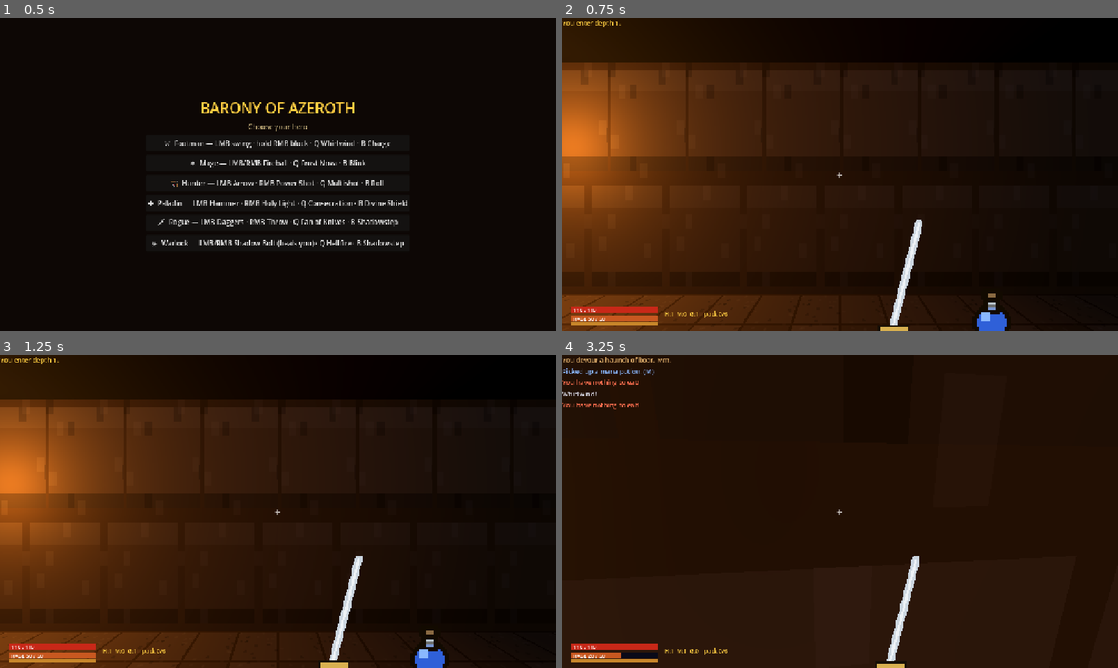
Above: before the commit, frames 1-4 (two rows, left to right).
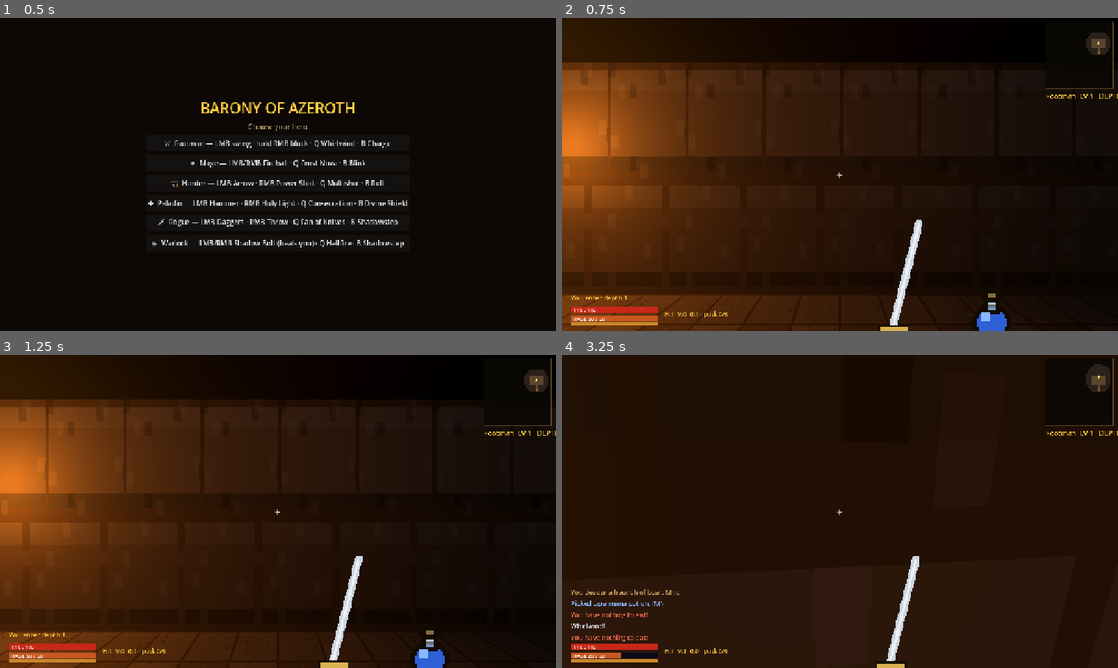
Above: after the commit, the same moments.

Repository: tisSoFluffy/barony
Game: Godot game, scene res://scenes/Main.tscn
Two runs of this game, one before a commit and one after it. Both use one fixed random seed, a clock stepped at 60 frames per second and the inputs below.
Inputs (mouse positions are in pixels of both pictures, inside the frame that each line leads up to):
- Up to frame 1 (0.5 s): no input
- Up to frame 2 (0.75 s): click "⚔ Footman — LMB swing · hold …" at 0.5 s
- Up to frame 3 (1.25 s): no input
- Up to frame 4 (3.25 s): tap Enter at 1.25 s; move the mouse to (867, 511) at 1.27 s; hold W (move_forward) from 1.28 s (still down); tap G (eat) at 1.35, 2.3, 3.05 s; move the mouse to (812, 511) at 2.02 s; tap B (ability_b) at 2.1 s; move the mouse to (851, 505) at 2.77 s; tap Q (ability_q) at 2.85 s

Frame 1 is identical in both runs. In frame 2, 0.6% of the frame differs, in the area x 0-100%, y 0-91%; in frame 3, 0.6%; in frame 4, 1.3%, in the area x 0-100%, y 0-92%.
Error before the commit: Parse Error: Cannot infer the type of "ex" variable because the value doesn't have a set type. (res://scripts/ui/Minimap.gd:99)

Commit message:
Fix Godot 4.7 type-inference parser errors and clean up all warnings
- Minimap.gd: type for-loop as Node3D so .global_position.x resolves to
  float instead of Variant (was: 'Cannot infer type of ex')
- Dungeon.gd: explicit float annotation on ex/ey vars (Dictionary values
  propagate Variant through Util.rf() in strict 4.7 checker)
- Util.gd: add Util.commafy(n) for thousands-formatted integers
- Game.gd: rename unused params (_first, _src), rename owner→shooter to
  avoid shadowing Node.owner built-in property
- Main.gd: fix integer-division warnings in headless test/gallery paths

Co-Authored-By: Claude Sonnet 4.6 <noreply@anthropic.com>

Diff:
--- a/godot/project.godot
+++ b/godot/project.godot
@@ -1,5 +1,10 @@
 ; Engine configuration file.
-; Barony of Azeroth — Godot 4.7 port
+; It's best edited using the editor UI and not directly,
+; since the parameters that go here are not all obvious.
+;
+; Format:
+;   [section] ; section goes between []
+;   param=value ; assign values to parameters
 
 config_version=5
 
@@ -30,67 +35,84 @@
 
 move_forward={
 "deadzone": 0.2,
-"events": [Object(InputEventKey,"resource_local_to_scene":fa …(209 unchanged characters)… "location":0,"echo":false,"script":null)]
+"events": [Object(InputEventKey,"resource_local_to_scene":fa …(209 unchanged characters)… "location":0,"echo":false,"script":null)
+]
 }
 move_back={
 "deadzone": 0.2,
-"events": [Object(InputEventKey,"resource_local_to_scene":fa …(209 unchanged characters)… "location":0,"echo":false,"script":null)]
+"events": [Object(InputEventKey,"resource_local_to_scene":fa …(209 unchanged characters)… "location":0,"echo":false,"script":null)
+]
 }
 move_left={
 "deadzone": 0.2,
-"events": [Object(InputEventKey,"resource_local_to_scene":fa …(209 unchanged characters)… "location":0,"echo":false,"script":null)]
+"events": [Object(InputEventKey,"resource_local_to_scene":fa …(209 unchanged characters)… "location":0,"echo":false,"script":null)
+]
 }
 move_right={
 "deadzone": 0.2,
-"events": [Object(InputEventKey,"resource_local_to_scene":fa …(209 unchanged characters)… "location":0,"echo":false,"script":null)]
+"events": [Object(InputEventKey,"resource_local_to_scene":fa …(209 unchanged characters)… "location":0,"echo":false,"script":null)
+]
 }
 turn_left={
 "deadzone": 0.2,
-"events": [Object(InputEventKey,"resource_local_to_scene":fa …(214 unchanged characters)… "location":0,"echo":false,"script":null)]
+"events": [Object(InputEventKey,"resource_local_to_scene":fa …(214 unchanged characters)… "location":0,"echo":false,"script":null)
+]
 }
 turn_right={
 "deadzone": 0.2,
-"events": [Object(InputEventKey,"resource_local_to_scene":fa …(214 unchanged characters)… "location":0,"echo":false,"script":null)]
+"events": [Object(InputEventKey,"resource_local_to_scene":fa …(214 unchanged characters)… "location":0,"echo":false,"script":null)
+]
 }
 attack={
 "deadzone": 0.5,
-"events": [Object(InputEventMouseButton,"resource_local_to_s …(138 unchanged characters)… se,"button_mask":0,"position":Vector2(0,0),"global_position":Vector2(0,0),"factor":1.0,"button_index":1,"canceled":false,"pressed":false,"double_click":false,"script":null), Object(InputEventKey,"resource_local_to_scene":false,"resource_name":"","device":-1,"window_id":0,"alt_pressed":false,"shift_pressed":false,"ctrl_pressed":false,"meta_pressed":false,"pressed":false,"keycode":0,"physical_keycode":32,"key_label":0,"unicode":0,"location":0,"echo":false,"script":null)]
+"events": [Object(InputEventMouseButton,"resource_local_to_s …(138 unchanged characters)… se,"button_mask":0,"position":Vector2(0, 0),"global_position":Vector2(0, 0),"factor":1.0,"button_index":1,"canceled":false,"pressed":false,"double_click":false,"script":null)
+, Object(InputEventKey,"resource_local_to_scene":false,"resource_name":"","device":-1,"window_id":0,"alt_pressed":false,"shift_pressed":false,"ctrl_pressed":false,"meta_pressed":false,"pressed":false,"keycode":0,"physical_keycode":32,"key_label":0,"unicode":0,"location":0,"echo":false,"script":null)
+]
 }
 secondary={
 "deadzone": 0.5,
-"events": [Object(InputEventMouseButton,"resource_local_to_s …(138 unchanged characters)… se,"button_mask":0,"position":Vector2(0,0),"global_position":Vector2(0,0),"factor":1.0,"button_index":2,"canceled":false,"pressed":false,"double_click":false,"script":null), Object(InputEventKey,"resource_local_to_scene":false,"resource_name":"","device":-1,"window_id":0,"alt_pressed":false,"shift_pressed":false,"ctrl_pressed":false,"meta_pressed":false,"pressed":false,"keycode":0,"physical_keycode":70,"key_label":0,"unicode":0,"location":0,"echo":false,"script":null)]
+"events": [Object(InputEventMouseButton,"resource_local_to_s …(138 unchanged characters)… se,"button_mask":0,"position":Vector2(0, 0),"global_position":Vector2(0, 0),"factor":1.0,"button_index":2,"canceled":false,"pressed":false,"double_click":false,"script":null)
+, Object(InputEventKey,"resource_local_to_scene":false,"resource_name":"","device":-1,"window_id":0,"alt_pressed":false,"shift_pressed":false,"ctrl_pressed":false,"meta_pressed":false,"pressed":false,"keycode":0,"physical_keycode":70,"key_label":0,"unicode":0,"location":0,"echo":false,"script":null)
+]
 }
 ability_q={
 "deadzone": 0.5,
-"events": [Object(InputEventKey,"resource_local_to_scene":fa …(209 unchanged characters)… "location":0,"echo":false,"script":null)]
+"events": [Object(InputEventKey,"resource_local_to_scene":fa …(209 unchanged characters)… "location":0,"echo":false,"script":null)
+]
 }
 ability_b={
 "deadzone": 0.5,
-"events": [Object(InputEventKey,"resource_local_to_scene":fa …(209 unchanged characters)… "location":0,"echo":false,"script":null)]
+"events": [Object(InputEventKey,"resource_local_to_scene":fa …(209 unchanged characters)… "location":0,"echo":false,"script":null)
+]
 }
 use_action={
 "deadzone": 0.5,
-"events": [Object(InputEventKey,"resource_local_to_scene":fa …(209 unchanged characters)… "location":0,"echo":false,"script":null)]
+"events": [Object(InputEventKey,"resource_local_to_scene":fa …(209 unchanged characters)… "location":0,"echo":false,"script":null)
+]
 }
 inventory={
 "deadzone": 0.5,
-"events": [Object(InputEventKey,"resource_local_to_scene":fa …(209 unchanged characters)… "location":0,"echo":false,"script":null)]
+"events": [Object(InputEventKey,"resource_local_to_scene":fa …(209 unchanged characters)… "location":0,"echo":false,"script":null)
+]
 }
 heal_potion={
 "deadzone": 0.5,
-"events": [Object(InputEventKey,"resource_local_to_scene":fa …(209 unchanged characters)… "location":0,"echo":false,"script":null)]
+"events": [Object(InputEventKey,"resource_local_to_scene":fa …(209 unchanged characters)… "location":0,"echo":false,"script":null)
+]
 }
 mana_potion={
 "deadzone": 0.5,
-"events": [Object(InputEventKey,"resource_local_to_scene":fa …(209 unchanged characters)… "location":0,"echo":false,"script":null)]
+"events": [Object(InputEventKey,"resource_local_to_scene":fa …(209 unchanged characters)… "location":0,"echo":false,"script":null)
+]
 }
 eat={
 "deadzone": 0.5,
-"events": [Object(InputEventKey,"resource_local_to_scene":fa …(209 unchanged characters)… "location":0,"echo":false,"script":null)]
+"events": [Object(InputEventKey,"resource_local_to_scene":fa …(209 unchanged characters)… "location":0,"echo":false,"script":null)
+]
 }
 
 [rendering]
 
+textures/canvas_textures/default_texture_filter=0
 renderer/rendering_method="gl_compatibility"
 environment/defaults/default_clear_color=Color(0.03, 0.02, 0.02, 1)
-textures/canvas_textures/default_texture_filter=0
--- a/godot/scripts/Dungeon.gd
+++ b/godot/scripts/Dungeon.gd
@@ -106,8 +106,8 @@
 	var n: int = sp.n
 	for i in range(n):
 		var r: Dictionary = rooms[Util.ri(1, rooms.size() - 1)]
-		var ex := Util.rf(r.x + 0.8, r.x + r.w - 0.8)
-		var ey := Util.rf(r.y + 0.8, r.y + r.h - 0.8)
+		var ex: float = Util.rf(r.x + 0.8, r.x + r.w - 0.8)
+		var ey: float = Util.rf(r.y + 0.8, r.y + r.h - 0.8)
 		if dist2(ex, ey, start.x, start.y) < 36.0:
 			continue
 		enemies.append({ "type": Util.weighted(pool), "pos": Vector2(ex, ey), "has_key": false })
--- a/godot/scripts/Game.gd
+++ b/godot/scripts/Game.gd
@@ -43,7 +43,7 @@
 	shop_ui = ShopUI.new(); add_child(shop_ui)
 	_build_floor(true)
 
-func _build_floor(first: bool) -> void:
+func _build_floor(_first: bool) -> void:
 	if floor_root and is_instance_valid(floor_root):
 		floor_root.queue_free()
 	for e in get_tree().get_nodes_in_group("enemy"):
@@ -180,7 +180,7 @@
 	_record(true)
 	hud.show_win("%s of level %d — you slew Gor'maul and took back the barony! For the Alliance!" % [player.def.name, player.level])
 
-func on_player_death(src: String) -> void:
+func on_player_death(_src: String) -> void:
 	if ended: return
 	ended = true
 	_record(false)
@@ -206,9 +206,9 @@
 			return false
 	return true
 
-func spawn_projectile(team: String, from: Vector3, dir: Vector3, kind: String, dmg: int, owner: Player) -> void:
+func spawn_projectile(team: String, from: Vector3, dir: Vector3, kind: String, dmg: int, shooter: Player) -> void:
 	var pr := Projectile.new()
-	pr.team = team; pr.kind = kind; pr.dmg = dmg; pr.dir = dir.normalized(); pr.owner_player = owner
+	pr.team = team; pr.kind = kind; pr.dmg = dmg; pr.dir = dir.normalized(); pr.owner_player = shooter
 	var d: Dictionary = Classes.proj.get(kind, {})
 	pr.speed = d.get("speed", 9.0)
 	pr.pierce = int(d.get("pierce", 0))
--- a/godot/scripts/Main.gd
+++ b/godot/scripts/Main.gd
@@ -186,7 +186,7 @@
 	for idx in classes.size():
 		var src: Image = WeaponArt.get_weapon(classes[idx]).get_image()
 		gal.blit_rect(src, Rect2i(0, 0, src.get_width(), src.get_height()),
-			Vector2i((idx % 3) * cell + 10, (idx / 3) * cell))
+			Vector2i((idx % 3) * cell + 10, floori(float(idx) / 3) * cell))
 	gal.save_png("user://weapon_gallery.png")
 	print("PLAY OK")
 	get_tree().quit(0)
@@ -254,8 +254,8 @@
 		if not Art._draw_fns.has(ids[idx]):
 			missing += 1
 		var src: Image = tx.get_image()
-		var cx := (idx % cols) * cell + (cell - src.get_width()) / 2
-		var cy := (idx / cols) * cell + (cell - src.get_height()) / 2
+		var cx := (idx % cols) * cell + int((cell - src.get_width()) * 0.5)
+		var cy := floori(float(idx) / cols) * cell + int((cell - src.get_height()) * 0.5)
 		gal.blit_rect(src, Rect2i(0, 0, src.get_width(), src.get_height()), Vector2i(cx, cy))
 	gal.save_png("user://sprite_gallery.png")
 	print("gallery sprites: %d, missing art (placeholder): %d" % [ids.size(), missing])
--- a/godot/scripts/Util.gd
+++ b/godot/scripts/Util.gd
@@ -44,6 +44,18 @@
 			return e[0]
 	return pool[0][0]
 
+static func commafy(n: int) -> String:
+	var negative := n < 0
+	var s := str(abs(n))
+	var result := ""
+	var count := 0
+	for i in range(s.length() - 1, -1, -1):
+		result = s[i] + result
+		count += 1
+		if count % 3 == 0 and i != 0:
+			result = "," + result
+	return "-" + result if negative else result
+
 func hash_str(s: String) -> int:
 	var h := 2166136261
 	for i in s.length():
--- a/godot/scripts/ui/Minimap.gd
+++ b/godot/scripts/ui/Minimap.gd
@@ -93,7 +93,7 @@
 		draw_circle(Vector2(PAD + wp.x * CELL, PAD + wp.z * CELL), 2.5, col)
 
 	# enemies visible in explored tiles
-	for en in g.get_tree().get_nodes_in_group("enemy"):
+	for en: Node3D in g.get_tree().get_nodes_in_group("enemy"):
 		if not is_instance_valid(en):
 			continue
 		var ex := en.global_position.x
Not shown, added: godot/scripts/ui/Minimap.gd.uid
